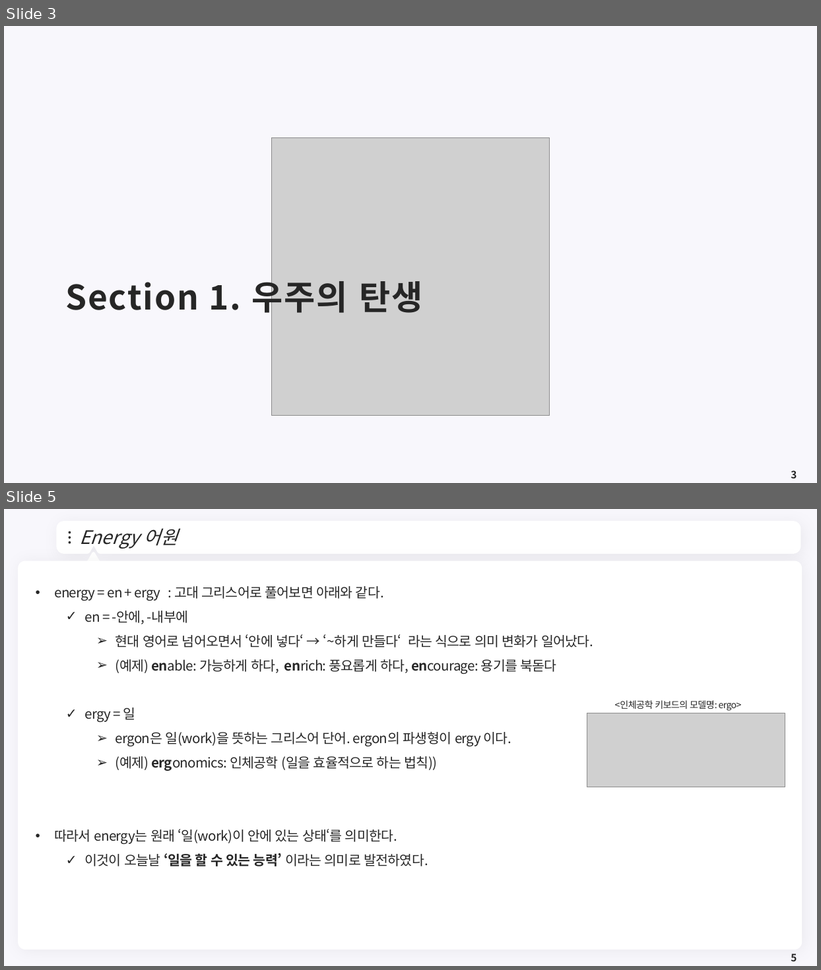
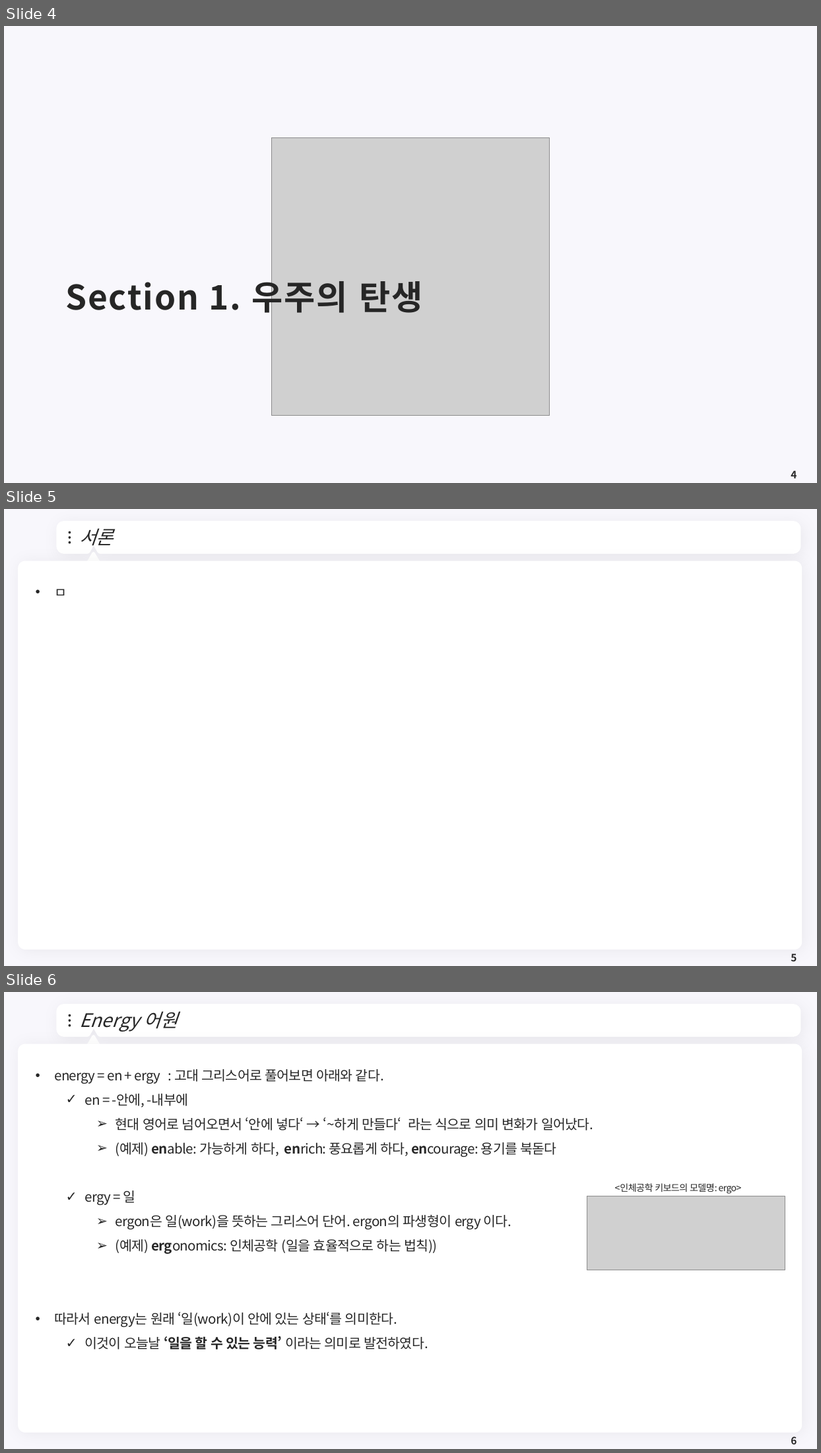
Before and after one commit to meandthey/Teaching, a slide deck: 에너지경제학/자원에너지경제학_Chapter_0.pptx. Shown one above the other, each under a label of ours: slides 3 and 5 before the commit, slides 4, 5 and 6 after it; the slides between them are not shown. The pictures are 821x970 and 821x1453 pixels, drawn with LibreOffice and Linux fonts; fonts in the diff are those of the drawing; grey boxes stand for pictures; background and template pictures are left out. Boxes give left, top, right and bottom in pixels: in the first picture for what was removed or moved away, otherwise in the second. Text is boxed around its words. In the diff, an @@ line names an element or a change of style, - is before the commit and + after.

```diff
--- a/에너지경제학/자원에너지경제학_Chapter_0.pptx
+++ b/에너지경제학/자원에너지경제학_Chapter_0.pptx
@@ slide 5 added at box(4, 509, 817, 966), background #F8F7FC; not listed: 7 template elements that a slide beside it also shows @@
@@ title added at box(79, 528, 114, 546), 22 pt, text #262626, italic @@
+서론
@@ text added at box(54, 589, 67, 595), 16 pt, text #262626 @@
+• ㅁ
@@ page number added at box(791, 954, 797, 962), 12 pt, text #262626, bold @@
+5
@@ what was slide 3 is now slide 4 @@
@@ page number at box(791, 471, 797, 479): text changed @@
-3
+4
@@ what was slide 5 is now slide 6 @@
@@ page number at box(791, 1437, 797, 1445): text changed @@
-5
+6
```
